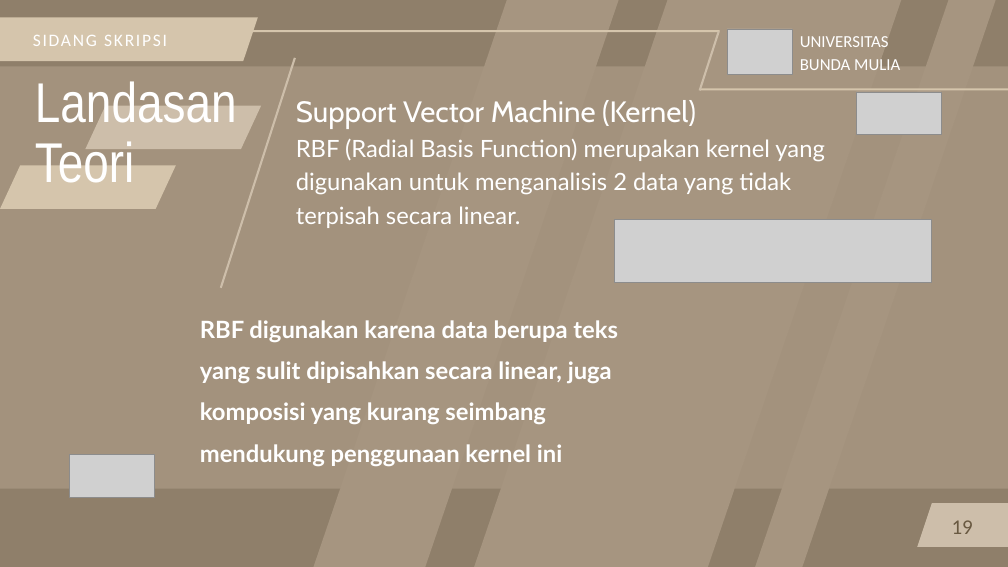
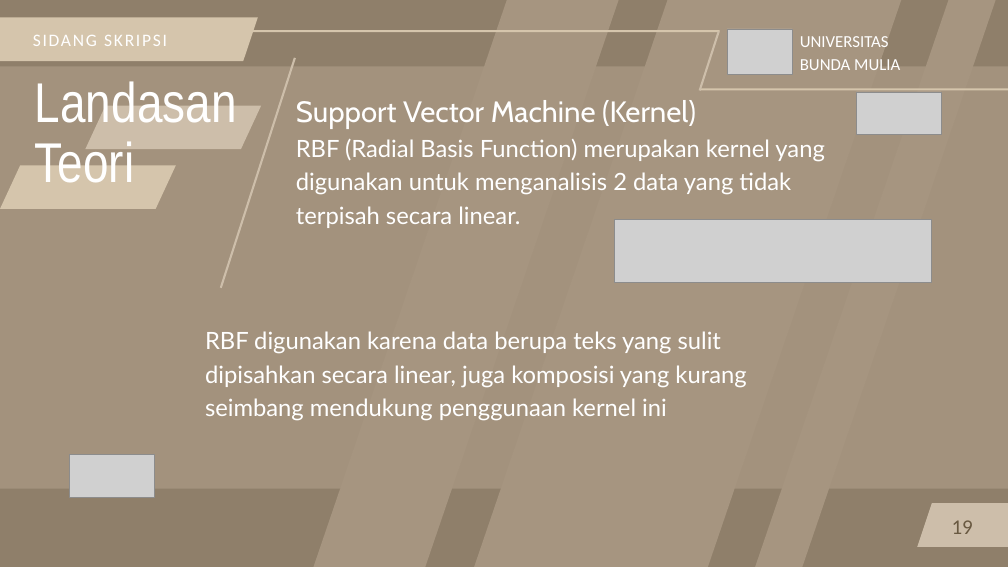
Before and after one commit to FnsAja/Skripsi, a slide deck: slide 19 of Sidang Michael Alfonso.pptx. Drawn at 1008x567 pixels with LibreOffice and Linux fonts; fonts in the diff are those of the drawing; grey boxes stand for pictures. Boxes give left, top, right and bottom in pixels: in the first picture for what was removed or moved away, otherwise in the second. Text is boxed around its words. In the diff, an @@ line names an element or a change of style, - is before the commit and + after.

Commit message:
Ppt Sidang Revisi

```diff
--- a/Sidang Michael Alfonso.pptx
+++ b/Sidang Michael Alfonso.pptx
@@ text "RBF digunakan karena data berupa ...": place and size @@
-text "RBF digunakan karena data berupa ..." at box(200, 320, 618, 466)
+text "RBF digunakan karena data berupa ..." at box(205, 331, 746, 421)
@@ text "RBF digunakan karena data berupa ..." at box(205, 331, 746, 421): bold off; line spacing 58.8pt to 47.6pt @@
```
